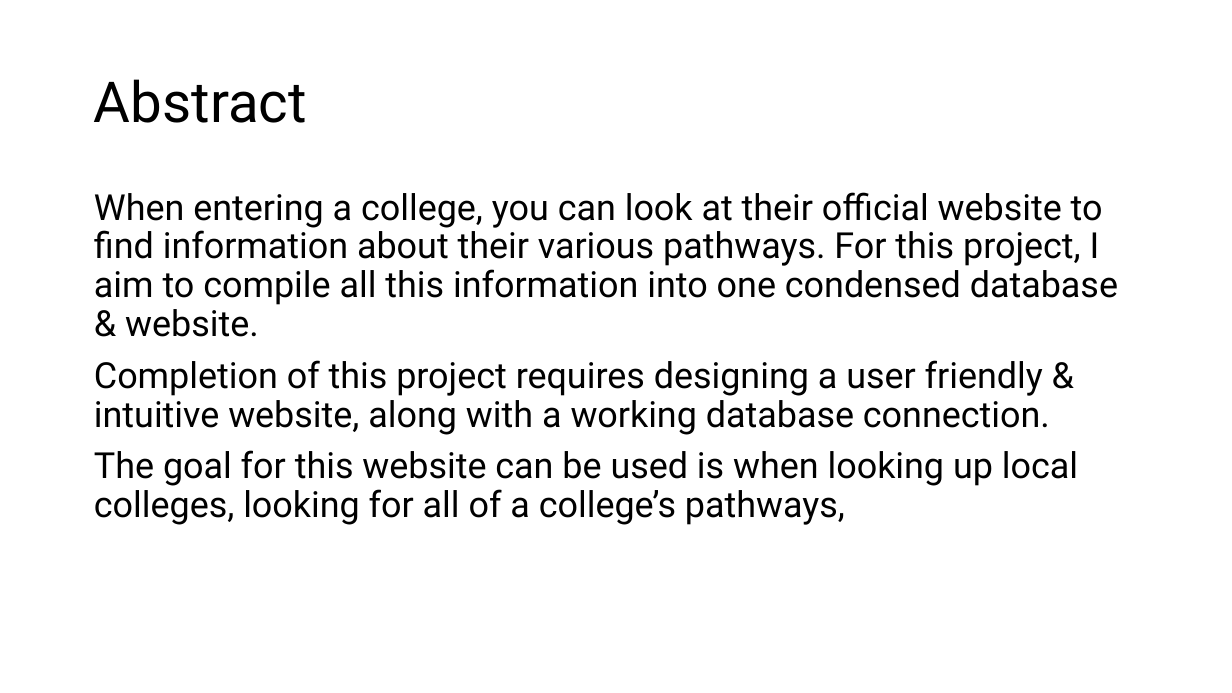
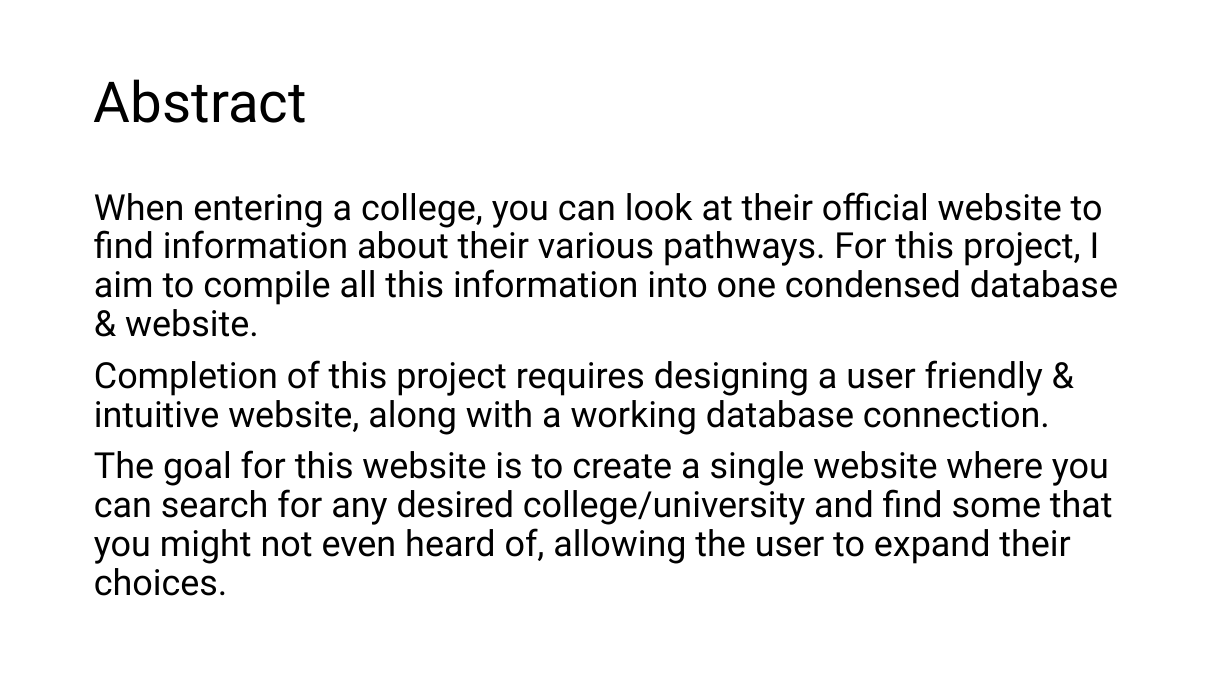
Before and after one commit to anthony2421/cisc4900-anthony2421-vc1a, a slide deck: slide 2 of Progress documentations/CISC 4900 - Diagram.pptx. Drawn at 1232x693 pixels with LibreOffice and Linux fonts; fonts in the diff are those of the drawing. Boxes give left, top, right and bottom in pixels: in the first picture for what was removed or moved away, otherwise in the second. Text is boxed around its words. In the diff, an @@ line names an element or a change of style, - is before the commit and + after.

Commit message:
Updated 4/6/25, updated tools used for the project

```diff
--- a/Progress documentations/CISC 4900 - Diagram.pptx
+++ b/Progress documentations/CISC 4900 - Diagram.pptx
@@ text at [94, 450, 1113, 596]: text changed @@
-The goal for this website can be used is when looking up local colleges, looking for all of a college’s pathways,
+The goal for this website is to create a single website where you can search for any desired college/university and find some that you might not even heard of, allowing the user to expand their choices.
```
Also in this commit, not shown: 2 other slides changed, 7 slides added.
